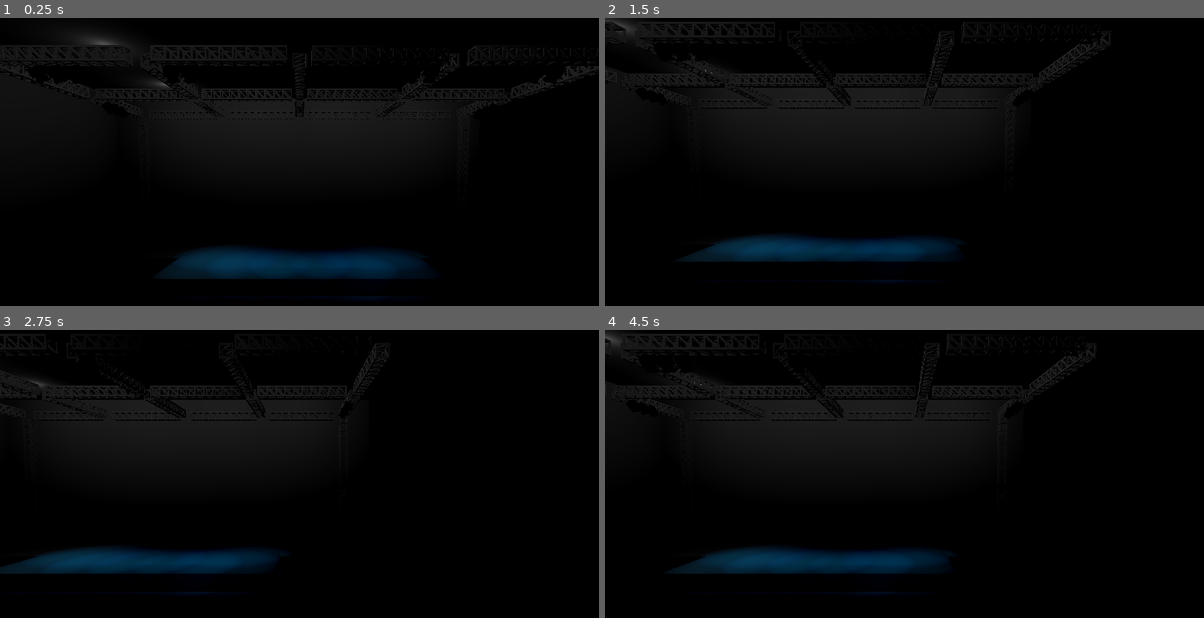
Above: before the commit, frames 1-4 (two rows, left to right).
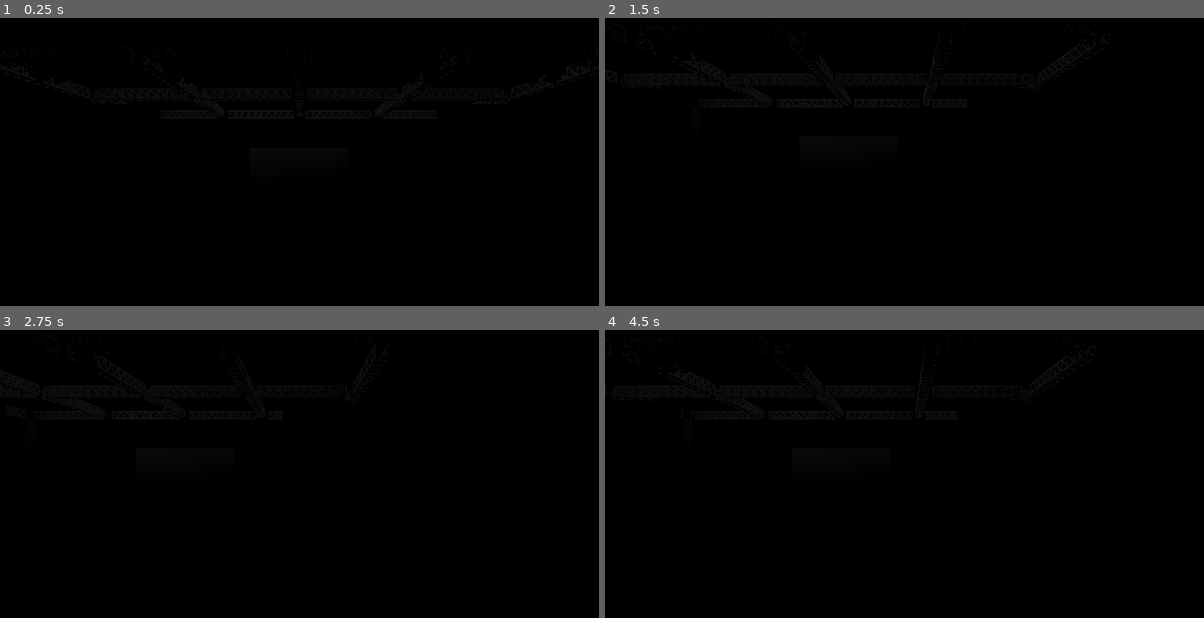
Above: after the commit, the same moments.

Repository: not-my-username/spectrum
Game: Godot game, scene res://node_3d.tscn
The game is run twice, just before and just after one commit, with the same random seed, the same clock (stepped at 60 frames per second) and the same inputs. This scene is started directly instead of the project's main scene.
Inputs (mouse positions are in pixels of both pictures, inside the frame that each line leads up to):
- Up to frame 1 (0.25 s): no input
- Up to frame 2 (1.5 s): tap Enter at 0.5 s; move the mouse to (1036, 170) at 0.52 s; hold D 0.53-1.25 s; tap Q at 0.6 s; click (1036, 170) at 0.67 s; drag from (784, 202) to (874, 254) at 1.27 s
- Up to frame 3 (2.75 s): tap Space at 2 s; move the mouse to (359, 425) at 2.02 s; hold D from 2.03 s (still down); tap Shift at 2.1 s
- Up to frame 4 (4.5 s): release D at 2.75 s; drag from (874, 566) to (724, 448) at 2.77 s; tap Enter at 3.5 s; move the mouse to (1084, 548) at 3.52 s; hold A 3.53-4.25 s; hold 3 3.53-4.25 s; drag from (724, 448) to (814, 413) at 4.27 s

The runs differ from the first frame. In frame 1, 7.3% of the frame differs, in the area x 6-84%, y 5-98%; in frame 2, 6.7%; in frame 3, 6.3%; in frame 4, 6.7%.

Commit message:
Ready for test

Diff:
--- a/Room Lights.gd
+++ b/Room Lights.gd
@@ -4,7 +4,7 @@
 # Called when the node enters the scene tree for the first time.
 func _ready():
 	for n in self.get_children():
-		n.light_energy = 0.02
+		n.light_energy = 0.01
 #		n.light_energy = 1
 
 
--- a/node_3d.tscn
+++ b/node_3d.tscn
@@ -12,14 +12,24 @@
 
 [sub_resource type="StandardMaterial3D" id="StandardMaterial3D_6ba3i"]
 
+[sub_resource type="StandardMaterial3D" id="StandardMaterial3D_dst2t"]
+albedo_color = Color(0.572549, 0.572549, 0.572549, 1)
+
 [sub_resource type="StandardMaterial3D" id="StandardMaterial3D_ybjq1"]
+albedo_color = Color(0, 0, 0, 1)
+
+[sub_resource type="StandardMaterial3D" id="StandardMaterial3D_jvh8u"]
 
 [sub_resource type="StandardMaterial3D" id="StandardMaterial3D_ve41j"]
+albedo_color = Color(0, 0, 0, 1)
 
 [sub_resource type="Environment" id="Environment_pfmir"]
 background_mode = 1
+sdfgi_enabled = true
+sdfgi_use_occlusion = true
+glow_bloom = 1.0
 volumetric_fog_enabled = true
-volumetric_fog_density = 0.0341
+volumetric_fog_density = 0.0817
 adjustment_enabled = true
 
 [node name="Node3D" type="Node3D"]
@@ -186,10 +196,10 @@
 [node name="Lights" type="Node3D" parent="."]
 script = ExtResource("3_sy65t")
 
-[node name="Middle" type="Node3D" parent="Lights"]
-
-[node name="SpotLight3D" type="SpotLight3D" parent="Lights/Middle"]
-transform = Transform3D(1, 0, 0, 0, 0.533216, 0.845979, 0, -0.845979, 0.533216, 0, 6.86462, 3.50767)
+[node name="Back" type="Node3D" parent="Lights"]
+
+[node name="SpotLight3D2" type="SpotLight3D" parent="Lights/Back"]
+transform = Transform3D(-4.37114e-08, -0.805804, 0.592182, 0, 0.592182, 0.805804, -1, 3.52228e-08, -2.58851e-08, 8.06664, 6.86462, -1.63526)
 light_color = Color(1, 0, 0, 1)
 light_energy = 6.674
 shadow_enabled = true
@@ -197,10 +207,8 @@
 spot_angle = 17.369
 spot_angle_attenuation = 1.31951
 
-[node name="Back" type="Node3D" parent="Lights"]
-
-[node name="SpotLight3D2" type="SpotLight3D" parent="Lights/Back"]
-transform = Transform3D(-4.37114e-08, -0.805804, 0.592182, 0, 0.592182, 0.805804, -1, 3.52228e-08, -2.58851e-08, 8.06664, 6.86462, -1.63526)
+[node name="SpotLight3D3" type="SpotLight3D" parent="Lights/Back"]
+transform = Transform3D(1.31134e-07, 0.805804, -0.592182, 0, 0.592182, 0.805804, 1, -1.05668e-07, 7.76553e-08, -7.88168, 6.86462, -1.63526)
 light_color = Color(1, 0, 0, 1)
 light_energy = 6.674
 shadow_enabled = true
@@ -208,8 +216,10 @@
 spot_angle = 17.369
 spot_angle_attenuation = 1.31951
 
-[node name="SpotLight3D3" type="SpotLight3D" parent="Lights/Back"]
-transform = Transform3D(1.31134e-07, 0.805804, -0.592182, 0, 0.592182, 0.805804, 1, -1.05668e-07, 7.76553e-08, -7.88168, 6.86462, -1.63526)
+[node name="Middle" type="Node3D" parent="Lights"]
+
+[node name="SpotLight3D" type="SpotLight3D" parent="Lights/Middle"]
+transform = Transform3D(1, 0, 0, 0, 0.533216, 0.845979, 0, -0.845979, 0.533216, 0, 6.86462, 3.50767)
 light_color = Color(1, 0, 0, 1)
 light_energy = 6.674
 shadow_enabled = true
@@ -348,7 +358,7 @@
 transform = Transform3D(48.1425, 0, 0, 0, 0.193515, 0, 0, 0, 52.0852, 0.0923901, -0.0608062, -0.083024)
 mesh = SubResource("BoxMesh_2tat3")
 skeleton = NodePath("../..")
-surface_material_override/0 = SubResource("StandardMaterial3D_6ba3i")
+surface_material_override/0 = SubResource("StandardMaterial3D_dst2t")
 
 [node name="MeshInstance3D3" type="MeshInstance3D" parent="Room"]
 transform = Transform3D(105.646, 0, 0, 0, 0.192913, 0, 0, 0, 116.322, 0.25632, 8.60905, -33.9058)
@@ -361,6 +371,30 @@
 mesh = SubResource("BoxMesh_2tat3")
 skeleton = NodePath("../..")
 surface_material_override/0 = SubResource("StandardMaterial3D_ybjq1")
+
+[node name="MeshInstance3D7" type="MeshInstance3D" parent="Room"]
+transform = Transform3D(1.27382e-14, 8.43249e-09, 2.61588, 6.66681, -8.43249e-09, 0, -2.91415e-07, -0.192913, 1.14344e-07, -6.87598, 3.79932, -0.380209)
+mesh = SubResource("BoxMesh_2tat3")
+skeleton = NodePath("../..")
+surface_material_override/0 = SubResource("StandardMaterial3D_ybjq1")
+
+[node name="MeshInstance3D8" type="MeshInstance3D" parent="Room"]
+transform = Transform3D(1.27382e-14, 8.43249e-09, 2.61588, 6.66681, -8.43249e-09, 0, -2.91415e-07, -0.192913, 1.14344e-07, 6.79979, 3.79932, -0.380209)
+mesh = SubResource("BoxMesh_2tat3")
+skeleton = NodePath("../..")
+surface_material_override/0 = SubResource("StandardMaterial3D_ybjq1")
+
+[node name="MeshInstance3D9" type="MeshInstance3D" parent="Room"]
+transform = Transform3D(4.85051e-16, 8.43249e-09, 5.32267, 0.253862, -8.43249e-09, 0, -1.10967e-08, -0.192913, 2.32661e-07, -0.00644946, 5.89713, -4.67459)
+mesh = SubResource("BoxMesh_2tat3")
+skeleton = NodePath("../..")
+surface_material_override/0 = SubResource("StandardMaterial3D_ybjq1")
+
+[node name="MeshInstance3D10" type="MeshInstance3D" parent="Room"]
+transform = Transform3D(6.05347e-15, 4.25081e-09, 5.32267, 3.16822, -4.25081e-09, 0, -1.38487e-07, -0.0972473, 2.32661e-07, -0.00644946, 4.23331, -4.67459)
+mesh = SubResource("BoxMesh_2tat3")
+skeleton = NodePath("../..")
+surface_material_override/0 = SubResource("StandardMaterial3D_jvh8u")
 
 [node name="MeshInstance3D5" type="MeshInstance3D" parent="Room"]
 transform = Transform3D(-4.61793e-06, -0.192913, 0, 105.646, -8.43249e-09, 0, 0, 0, 116.322, 10.0783, 8.60905, -33.9058)
@@ -495,71 +529,80 @@
 stream = ExtResource("2_45yid")
 autoplay = true
 
+[node name="Light Mesh" type="Node3D" parent="."]
+transform = Transform3D(3.9563e-09, 3.9563e-09, 0.128, 0.0905097, -0.0905097, 0, 0.0905097, 0.0905097, -5.59506e-09, 0.0990267, 5.48835, 1.1214)
+
+[node name="light" parent="Light Mesh" instance=ExtResource("4_4g2uy")]
+transform = Transform3D(0.173642, -0.924103, 0.340411, 0.950464, 0.247745, 0.187716, -0.257804, 0.290954, 0.921348, 21.7064, 4.85944, -54.6998)
+
+[node name="light2" parent="Light Mesh" instance=ExtResource("4_4g2uy")]
+transform = Transform3D(0.199092, -0.952825, 0.229093, 0.964499, 0.231906, 0.126331, -0.173499, 0.195809, 0.965172, 21.7064, 4.85946, -51.0614)
+
+[node name="light3" parent="Light Mesh" instance=ExtResource("4_4g2uy")]
+transform = Transform3D(0.212222, -0.967643, 0.136474, 0.97174, 0.223734, 0.0752568, -0.103356, 0.116646, 0.987781, 21.7065, 4.85946, -47.1228)
+
+[node name="light7" parent="Light Mesh" instance=ExtResource("4_4g2uy")]
+transform = Transform3D(0.231102, -0.972928, 1.81564e-08, 0.972929, 0.231102, -1.09012e-08, 6.41016e-09, 2.01841e-08, 1, 21.7065, 4.85946, -27.2849)
+
+[node name="light8" parent="Light Mesh" instance=ExtResource("4_4g2uy")]
+transform = Transform3D(0.231102, -0.972928, 1.81564e-08, 0.972929, 0.231102, -1.09012e-08, 6.41016e-09, 2.01841e-08, 1, 21.7065, 4.85946, -23.7834)
+
+[node name="light9" parent="Light Mesh" instance=ExtResource("4_4g2uy")]
+transform = Transform3D(0.231102, -0.972928, 1.81564e-08, 0.972929, 0.231102, -1.09012e-08, 6.41016e-09, 2.01841e-08, 1, 21.7065, 4.85946, -19.974)
+
+[node name="light13" parent="Light Mesh" instance=ExtResource("4_4g2uy")]
+transform = Transform3D(0.231102, -0.972928, 1.81564e-08, 0.972929, 0.231102, -1.09012e-08, 6.41016e-09, 2.01841e-08, 1, 21.7065, 4.85946, -5.03062)
+
+[node name="light10" parent="Light Mesh" instance=ExtResource("4_4g2uy")]
+transform = Transform3D(0.231102, -0.972928, 1.81564e-08, 0.972929, 0.231102, -1.09012e-08, 6.41016e-09, 2.01841e-08, 1, 21.7065, 4.85946, 19.201)
+
+[node name="light14" parent="Light Mesh" instance=ExtResource("4_4g2uy")]
+transform = Transform3D(0.231102, -0.972928, 1.81564e-08, 0.972929, 0.231102, -1.09012e-08, 6.41016e-09, 2.01841e-08, 1, 21.7065, 4.85946, 3.4493)
+
+[node name="light11" parent="Light Mesh" instance=ExtResource("4_4g2uy")]
+transform = Transform3D(0.231102, -0.972928, 1.81564e-08, 0.972929, 0.231102, -1.09012e-08, 6.41016e-09, 2.01841e-08, 1, 21.7065, 4.85945, 22.7025)
+
+[node name="light12" parent="Light Mesh" instance=ExtResource("4_4g2uy")]
+transform = Transform3D(0.231102, -0.972928, 1.81564e-08, 0.972929, 0.231102, -1.09012e-08, 6.41016e-09, 2.01841e-08, 1, 21.7065, 4.85945, 26.5119)
+
+[node name="light15" parent="Light Mesh" instance=ExtResource("4_4g2uy")]
+transform = Transform3D(-0.370913, -0.602015, -0.707107, 0.370913, 0.602015, -0.707107, 0.851378, -0.52455, -3.85812e-08, -4.3768, -21.2238, 62.5715)
+
+[node name="light16" parent="Light Mesh" instance=ExtResource("4_4g2uy")]
+transform = Transform3D(-0.370913, -0.602015, -0.707107, 0.370913, 0.602015, -0.707107, 0.851378, -0.52455, -3.85812e-08, -6.85275, -23.6998, 62.5714)
+
+[node name="light17" parent="Light Mesh" instance=ExtResource("4_4g2uy")]
+transform = Transform3D(-0.370913, -0.602015, -0.707107, 0.370913, 0.602015, -0.707107, 0.851378, -0.52455, -3.85812e-08, -9.54638, -26.3934, 62.5714)
+
+[node name="light18" parent="Light Mesh" instance=ExtResource("4_4g2uy")]
+transform = Transform3D(0.420444, -0.568529, -0.707107, -0.420444, 0.568529, -0.707107, 0.804022, 0.594597, 5.84385e-08, -3.90907, -21.6915, -63.3121)
+
+[node name="light19" parent="Light Mesh" instance=ExtResource("4_4g2uy")]
+transform = Transform3D(0.420444, -0.568529, -0.707107, -0.420444, 0.568529, -0.707107, 0.804022, 0.594597, 5.84385e-08, -6.38502, -24.1674, -63.3121)
+
+[node name="light20" parent="Light Mesh" instance=ExtResource("4_4g2uy")]
+transform = Transform3D(0.420444, -0.568529, -0.707107, -0.420444, 0.568529, -0.707107, 0.804022, 0.594597, 5.84385e-08, -9.07865, -26.8611, -63.3121)
+
+[node name="light4" parent="Light Mesh" instance=ExtResource("4_4g2uy")]
+transform = Transform3D(0.106542, -0.958456, -0.264591, 0.883364, 0.213391, -0.417286, 0.456412, -0.189272, 0.869403, 21.7064, 4.85944, 44.3908)
+
+[node name="light5" parent="Light Mesh" instance=ExtResource("4_4g2uy")]
+transform = Transform3D(0.168093, -0.96857, -0.183333, 0.9335, 0.216159, -0.286095, 0.316733, -0.12305, 0.940499, 21.7064, 4.85945, 48.0292)
+
+[node name="light6" parent="Light Mesh" instance=ExtResource("4_4g2uy")]
+transform = Transform3D(0.183531, -0.965781, -0.18325, 0.943049, 0.225596, -0.244467, 0.277442, -0.127946, 0.952184, 21.7065, 4.85945, 51.9678)
+
+[node name="OmniLight3D" type="OmniLight3D" parent="."]
+transform = Transform3D(1, 0, 0, 0, 1, 0, 0, 0, 1, 0.0469856, 2.67172, 0.0401599)
+light_color = Color(1, 0, 0, 1)
+shadow_enabled = true
+shadow_opacity = 0.45
+shadow_blur = 10.0
+omni_range = 12.7667
+omni_attenuation = 1.68179
+
 [node name="WorldEnvironment" type="WorldEnvironment" parent="."]
 environment = SubResource("Environment_pfmir")
-
-[node name="Light Mesh" type="Node3D" parent="."]
-transform = Transform3D(3.9563e-09, 3.9563e-09, 0.128, 0.0905097, -0.0905097, 0, 0.0905097, 0.0905097, -5.59506e-09, 0.0990267, 5.48835, 1.1214)
-
-[node name="light" parent="Light Mesh" instance=ExtResource("4_4g2uy")]
-transform = Transform3D(0.173642, -0.924103, 0.340411, 0.950464, 0.247745, 0.187716, -0.257804, 0.290954, 0.921348, 21.7064, 4.85944, -54.6998)
-
-[node name="light2" parent="Light Mesh" instance=ExtResource("4_4g2uy")]
-transform = Transform3D(0.199092, -0.952825, 0.229093, 0.964499, 0.231906, 0.126331, -0.173499, 0.195809, 0.965172, 21.7064, 4.85946, -51.0614)
-
-[node name="light3" parent="Light Mesh" instance=ExtResource("4_4g2uy")]
-transform = Transform3D(0.212222, -0.967643, 0.136474, 0.97174, 0.223734, 0.0752568, -0.103356, 0.116646, 0.987781, 21.7065, 4.85946, -47.1228)
-
-[node name="light7" parent="Light Mesh" instance=ExtResource("4_4g2uy")]
-transform = Transform3D(0.231102, -0.972928, 1.81564e-08, 0.972929, 0.231102, -1.09012e-08, 6.41016e-09, 2.01841e-08, 1, 21.7065, 4.85946, -27.2849)
-
-[node name="light8" parent="Light Mesh" instance=ExtResource("4_4g2uy")]
-transform = Transform3D(0.231102, -0.972928, 1.81564e-08, 0.972929, 0.231102, -1.09012e-08, 6.41016e-09, 2.01841e-08, 1, 21.7065, 4.85946, -23.7834)
-
-[node name="light9" parent="Light Mesh" instance=ExtResource("4_4g2uy")]
-transform = Transform3D(0.231102, -0.972928, 1.81564e-08, 0.972929, 0.231102, -1.09012e-08, 6.41016e-09, 2.01841e-08, 1, 21.7065, 4.85946, -19.974)
-
-[node name="light13" parent="Light Mesh" instance=ExtResource("4_4g2uy")]
-transform = Transform3D(0.231102, -0.972928, 1.81564e-08, 0.972929, 0.231102, -1.09012e-08, 6.41016e-09, 2.01841e-08, 1, 21.7065, 4.85946, -5.03062)
-
-[node name="light10" parent="Light Mesh" instance=ExtResource("4_4g2uy")]
-transform = Transform3D(0.231102, -0.972928, 1.81564e-08, 0.972929, 0.231102, -1.09012e-08, 6.41016e-09, 2.01841e-08, 1, 21.7065, 4.85946, 19.201)
-
-[node name="light14" parent="Light Mesh" instance=ExtResource("4_4g2uy")]
-transform = Transform3D(0.231102, -0.972928, 1.81564e-08, 0.972929, 0.231102, -1.09012e-08, 6.41016e-09, 2.01841e-08, 1, 21.7065, 4.85946, 3.4493)
-
-[node name="light11" parent="Light Mesh" instance=ExtResource("4_4g2uy")]
-transform = Transform3D(0.231102, -0.972928, 1.81564e-08, 0.972929, 0.231102, -1.09012e-08, 6.41016e-09, 2.01841e-08, 1, 21.7065, 4.85945, 22.7025)
-
-[node name="light12" parent="Light Mesh" instance=ExtResource("4_4g2uy")]
-transform = Transform3D(0.231102, -0.972928, 1.81564e-08, 0.972929, 0.231102, -1.09012e-08, 6.41016e-09, 2.01841e-08, 1, 21.7065, 4.85945, 26.5119)
-
-[node name="light15" parent="Light Mesh" instance=ExtResource("4_4g2uy")]
-transform = Transform3D(-0.370913, -0.602015, -0.707107, 0.370913, 0.602015, -0.707107, 0.851378, -0.52455, -3.85812e-08, -4.3768, -21.2238, 62.5715)
-
-[node name="light16" parent="Light Mesh" instance=ExtResource("4_4g2uy")]
-transform = Transform3D(-0.370913, -0.602015, -0.707107, 0.370913, 0.602015, -0.707107, 0.851378, -0.52455, -3.85812e-08, -6.85275, -23.6998, 62.5714)
-
-[node name="light17" parent="Light Mesh" instance=ExtResource("4_4g2uy")]
-transform = Transform3D(-0.370913, -0.602015, -0.707107, 0.370913, 0.602015, -0.707107, 0.851378, -0.52455, -3.85812e-08, -9.54638, -26.3934, 62.5714)
-
-[node name="light18" parent="Light Mesh" instance=ExtResource("4_4g2uy")]
-transform = Transform3D(0.420444, -0.568529, -0.707107, -0.420444, 0.568529, -0.707107, 0.804022, 0.594597, 5.84385e-08, -3.90907, -21.6915, -63.3121)
-
-[node name="light19" parent="Light Mesh" instance=ExtResource("4_4g2uy")]
-transform = Transform3D(0.420444, -0.568529, -0.707107, -0.420444, 0.568529, -0.707107, 0.804022, 0.594597, 5.84385e-08, -6.38502, -24.1674, -63.3121)
-
-[node name="light20" parent="Light Mesh" instance=ExtResource("4_4g2uy")]
-transform = Transform3D(0.420444, -0.568529, -0.707107, -0.420444, 0.568529, -0.707107, 0.804022, 0.594597, 5.84385e-08, -9.07865, -26.8611, -63.3121)
-
-[node name="light4" parent="Light Mesh" instance=ExtResource("4_4g2uy")]
-transform = Transform3D(0.106542, -0.958456, -0.264591, 0.883364, 0.213391, -0.417286, 0.456412, -0.189272, 0.869403, 21.7064, 4.85944, 44.3908)
-
-[node name="light5" parent="Light Mesh" instance=ExtResource("4_4g2uy")]
-transform = Transform3D(0.168093, -0.96857, -0.183333, 0.9335, 0.216159, -0.286095, 0.316733, -0.12305, 0.940499, 21.7064, 4.85945, 48.0292)
-
-[node name="light6" parent="Light Mesh" instance=ExtResource("4_4g2uy")]
-transform = Transform3D(0.183531, -0.965781, -0.18325, 0.943049, 0.225596, -0.244467, 0.277442, -0.127946, 0.952184, 21.7065, 4.85945, 51.9678)
 
 [node name="DirectionalLight3D" type="DirectionalLight3D" parent="."]
 transform = Transform3D(-0.55227, -0.180406, 0.813912, -0.163464, 0.980787, 0.106478, -0.817483, -0.0742402, -0.571148, 0, 0.939589, 0)
--- a/pattern_controll.gd
+++ b/pattern_controll.gd
@@ -40,9 +40,10 @@
 
 const MIN_DB = 60
 
-const debug_color = Color.DEEP_SKY_BLUE
+const debug_color = Color.WHITE
 
 var socket = WebSocketPeer.new()
+var light_energy = 0
 # Called when the node enters the scene tree for the first time.
 
 
@@ -50,6 +51,7 @@
 	spectrum = AudioServer.get_bus_effect_instance(0,0)
 	current_pattern = patterns.small[0]
 	print(socket.connect_to_url("localhost:8888"))
+	get_parent().get_node("OmniLight3D").light_color = debug_color
 #	for N in get_node("Top Down").get_children():
 #		N.light_energy = 0
 #		N.light_color = Color.CORNFLOWER_BLUE
@@ -65,18 +67,21 @@
 			var magnitude: float = spectrum.get_magnitude_for_frequency_range(cfr[0], cfr[1]).length()
 			var energy = clamp((MIN_DB + linear_to_db(magnitude)) / MIN_DB, 0, 1)
 			var height = energy * HEIGHT
-			var light_colour = max(remap_range(height, 0, 500, 0, 2),remap_range(set.animation.min, 0, 255, 0, 2))
+#			var light_energy = max(remap_range(height, 0, 500, 0, 2),remap_range(set.animation.min, 0, 255, 0, 2))
 			if height > 300:
 				print("0|"+str(int(remap_range(height, 0, 500, 0, 255))))
 				socket.send_text("0|255")
-				light_colour = 5
+				light_energy = 5
 			else:
 				socket.send_text("0|0")
+				light_energy = 0
+			socket.send_text("10|"+str(int(remap_range(height, 0, 500, 0, 255))))
+			get_parent().get_node("OmniLight3D").light_energy = remap_range(light_energy,0,2,0,0.3)
 			if set.lights == "_all":
 				for N in self.get_children():
 					for n in N.get_children():
-						print(light_colour)
-						n.light_energy = light_colour
+						print(light_energy)
+						n.light_energy = light_energy
 						n.light_color = debug_color
 
 
Not shown: 1 places in node_3d.tscn that only renumber resources
Not shown, changed: Rolleston.qxw
